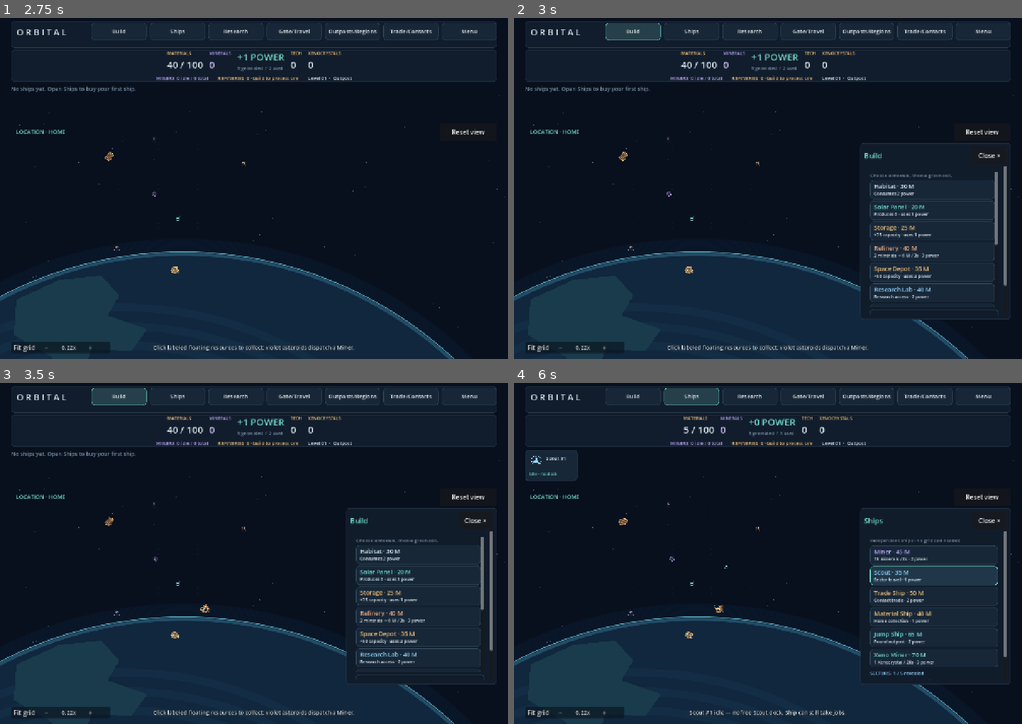
Above: before the commit, frames 1-4 (two rows, left to right).
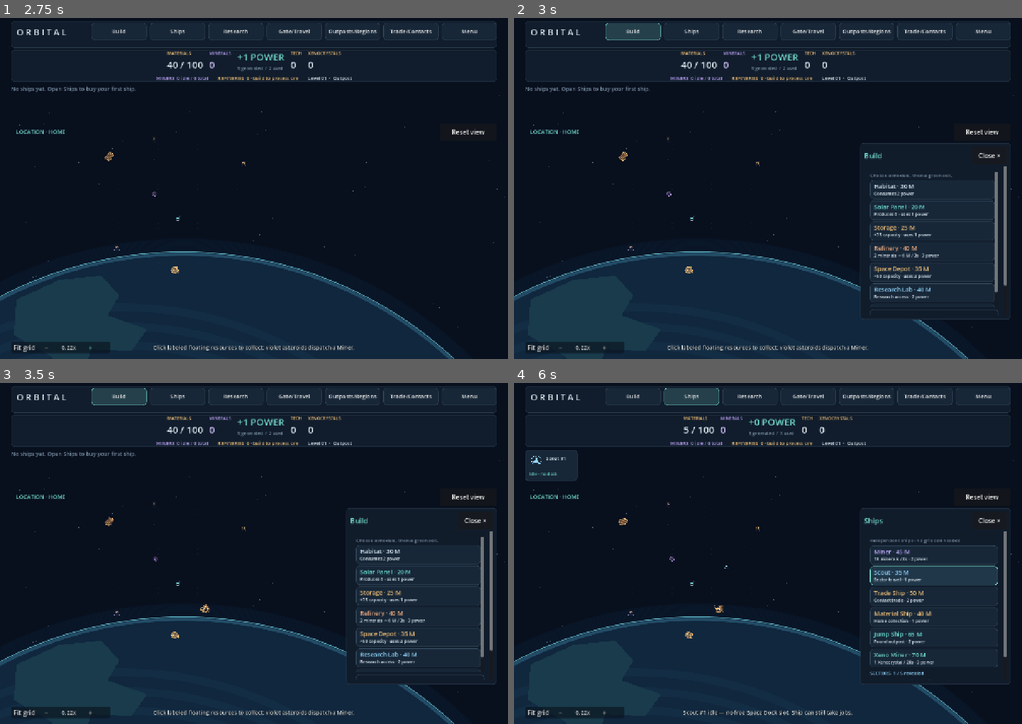
Above: after the commit, the same moments.

Repository: pidiman/orbital
Game: Godot game, scene res://orbital.tscn
The game is run twice, just before and just after one commit, with the same random seed, the same clock (stepped at 60 frames per second) and the same inputs.
Inputs (mouse positions are in pixels of both pictures, inside the frame that each line leads up to):
- Up to frame 1 (2.75 s): click "Fit grid" at 0.5 s; click "−" at 1.25 s; click "+" at 2 s
- Up to frame 2 (3 s): click "Build" at 2.75 s
- Up to frame 3 (3.5 s): no input
- Up to frame 4 (6 s): click (930, 553) at 3.5 s; click "Ships" at 4.25 s; click (935, 553) at 5.02 s; click (935, 577) at 5.77 s

Frame 1 is identical in both runs. In frame 2, less than 0.1% of the frame differs, in the area x 94-96%, y 66-81%; in frame 3, less than 0.1%; in frame 4, 0.3%, in the area x 33-67%, y 95-98%.

Commit message:
Unify docks into universal Space Dock (T1-4 = 1-4 slots, T5 reserved); migrate per-type docks in old saves

Diff:
--- a/data/modules.json
+++ b/data/modules.json
@@ -160,7 +160,7 @@
       "yield": 18
     },
     "buildable": false,
-    "migration_replacement": "miner_dock"
+    "migration_replacement": "space_dock"
   },
   "refinery": {
     "name": "Refinery",
@@ -345,7 +345,16 @@
         },
         "description": "Parking capacity: 8 matching ships"
       }
-    ]
+    ],
+    "buildable": false,
+    "migration_replacement": "space_dock",
+    "migration_tiers": {
+      "1": 2,
+      "2": 3,
+      "3": 4,
+      "4": 4,
+      "5": 4
+    }
   },
   "scout_dock": {
     "name": "Scout Dock",
@@ -410,7 +419,16 @@
         },
         "description": "Parking capacity: 8 matching ships"
       }
-    ]
+    ],
+    "buildable": false,
+    "migration_replacement": "space_dock",
+    "migration_tiers": {
+      "1": 2,
+      "2": 3,
+      "3": 4,
+      "4": 4,
+      "5": 4
+    }
   },
   "trader_dock": {
     "name": "Trade Dock",
@@ -475,7 +493,16 @@
         },
         "description": "Parking capacity: 8 matching ships"
       }
-    ]
+    ],
+    "buildable": false,
+    "migration_replacement": "space_dock",
+    "migration_tiers": {
+      "1": 2,
+      "2": 3,
+      "3": 4,
+      "4": 4,
+      "5": 4
+    }
   },
   "material_ship_dock": {
     "name": "Material Dock",
@@ -540,7 +567,16 @@
         },
         "description": "Parking capacity: 8 matching ships"
       }
-    ]
+    ],
+    "buildable": false,
+    "migration_replacement": "space_dock",
+    "migration_tiers": {
+      "1": 2,
+      "2": 3,
+      "3": 4,
+      "4": 4,
+      "5": 4
+    }
   },
   "jump_ship_dock": {
     "name": "Jump Dock",
@@ -605,7 +641,16 @@
         },
         "description": "Parking capacity: 8 matching ships"
       }
-    ]
+    ],
+    "buildable": false,
+    "migration_replacement": "space_dock",
+    "migration_tiers": {
+      "1": 2,
+      "2": 3,
+      "3": 4,
+      "4": 4,
+      "5": 4
+    }
   },
   "xeno_miner_dock": {
     "name": "Xeno Dock",
@@ -670,6 +715,68 @@
         },
         "description": "Parking capacity: 8 matching ships"
       }
+    ],
+    "buildable": false,
+    "migration_replacement": "space_dock",
+    "migration_tiers": {
+      "1": 2,
+      "2": 3,
+      "3": 4,
+      "4": 4,
+      "5": 4
+    }
+  },
+  "space_dock": {
+    "name": "Space Dock",
+    "cost": 25,
+    "power_use": 1,
+    "power_output": 0,
+    "capacity": 0,
+    "color": "9bc9df",
+    "description": "Parking for any ship role in this region. Jobs never require a dock.",
+    "effect": "1 universal parking slot · 1 power",
+    "docking": {
+      "ship_type": "*",
+      "capacity": 1
+    },
+    "art": "ship_dock",
+    "upgrades": [
+      {
+        "cost": {
+          "materials": 30
+        },
+        "stats": {
+          "docking": {
+            "ship_type": "*",
+            "capacity": 2
+          }
+        },
+        "description": "Parking capacity: 2 ships of any role"
+      },
+      {
+        "cost": {
+          "materials": 55
+        },
+        "stats": {
+          "docking": {
+            "ship_type": "*",
+            "capacity": 3
+          }
+        },
+        "description": "Parking capacity: 3 ships of any role"
+      },
+      {
+        "cost": {
+          "materials": 90
+        },
+        "stats": {
+          "docking": {
+            "ship_type": "*",
+            "capacity": 4
+          }
+        },
+        "description": "Parking capacity: 4 ships of any role"
+      }
     ]
   }
 }
--- a/scripts/docking_model.gd
+++ b/scripts/docking_model.gd
@@ -26,7 +26,7 @@
 	if not available.has(dock_id): return false
 	var ship: Dictionary = fleet.model.locations.ships[id]
 	var structure: Dictionary = fleet.model.locations.structures[dock_id]
-	return structure.region == ship.region and structure.owner == ship.owner and available[dock_id].ship_type == fleet.model.ship_catalog[ship.kind].get("dock_type", ship.kind)
+	return structure.region == ship.region and structure.owner == ship.owner and (available[dock_id].ship_type == "*" or available[dock_id].ship_type == fleet.model.ship_catalog[ship.kind].get("dock_type", ship.kind))
 
 func reconcile() -> void:
 	if suspended: return
@@ -72,7 +72,7 @@
 
 func homeless_message(id: int) -> String:
 	var definition: Dictionary = fleet.model.ship_catalog[fleet.model.ships[id]]
-	return "%s #%d idle — no free %s dock. Ship can still take jobs." % [definition.name, id, definition.name.replace(" Ship", "")]
+	return "%s #%d idle — no free Space Dock slot. Ship can still take jobs." % [definition.name, id]
 
 func validate(data: Dictionary) -> String:
 	if not data.get("ships") is Dictionary or not data.get("usage") is Dictionary:
--- a/scripts/save_store.gd
+++ b/scripts/save_store.gd
@@ -433,16 +433,21 @@
 	# Migrate retired structures only after validating the complete old graph.
 	# Same identity/position preserves connectivity, references and station layout.
 	var replaced_modules: int = 0
+	var replaced_docks: int = 0
 	var replacement_refund: int = 0
 	for structure: Dictionary in candidate.locations.structures.values():
 		var definition: Dictionary = candidate.catalog.get(structure.kind, {})
 		if not definition.has("migration_replacement"): continue
 		var replacement: String = definition.migration_replacement
-		candidate_fleet.cancel_unit(structure.position)
+		if definition.has("docking"):
+			structure.state["tier"] = int(definition.migration_tiers[str(int(structure.state.get("tier", 1)))])
+			replaced_docks += 1
+		else:
+			candidate_fleet.cancel_unit(structure.position)
+			replaced_modules += 1
 		replacement_refund += maxi(0, int(definition.cost) - int(candidate.catalog[replacement].cost))
 		structure.kind = replacement
-		replaced_modules += 1
-	if replaced_modules > 0:
+	if replaced_modules + replaced_docks > 0:
 		candidate.materials += replacement_refund
 		candidate.recalculate()
 		for field: String in STATION_FIELDS: station_data[field] = candidate.get(field)
@@ -471,7 +476,9 @@
 	supply.rng.state = int(supply_data.rng_state)
 	migration_notice = "Legacy remote mining orders released; ore preserved. Send Miners through a gate and found a local outpost." if cancelled_remote > 0 else ""
 	if replaced_modules > 0:
-		migration_notice += " Converted %d legacy Mining Ship modules to Miner Docks in place; refunded %d Materials. Module mining jobs released; Ore preserved." % [replaced_modules, replacement_refund]
+		migration_notice += " Converted %d legacy Mining Ship modules to Space Docks in place; refunded %d Materials. Module mining jobs released; Ore preserved." % [replaced_modules, replacement_refund]
+	if replaced_docks > 0:
+		migration_notice += " Converted %d typed docks to Space Docks (old T1→T2, T2→T3, T3–T5→T4). Excess parked ships wait for a free slot and remain usable." % replaced_docks
 	autosave_blocked = false
 	preserved = migrated.duplicate(true)
 	dirty = false
--- a/scripts/station_model.gd
+++ b/scripts/station_model.gd
@@ -83,7 +83,7 @@
 	if not catalog.has(kind):
 		return "Choose a module first."
 	if not catalog[kind].get("buildable", true):
-		return "This legacy module is retired. Buy a Miner ship and build a Miner Dock instead."
+		return "This legacy module is retired. Use Space Dock for parking and ships for missions."
 	if not module_unlocked(kind):
 		return "Research this module's technology in a Research Lab first."
 	var points: Array[Vector2] = footprint_points(world_position, kind)
--- a/tests/click_mining_playthrough.gd
+++ b/tests/click_mining_playthrough.gd
@@ -13,10 +13,10 @@
 	game = get_tree().root.get_node("Orbital")
 	game.get_node("ResourceClock").set_process(false)
 	var hud = game.hud
-	checks.build_catalog = not hud.tool_buttons.has("mining_ship") and hud.tool_buttons.has("miner_dock")
+	checks.build_catalog = not hud.tool_buttons.has("mining_ship") and hud.tool_buttons.has("space_dock")
 	game.model.materials = 1000
 	for i in range(1, 5): game.model.build(Vector2(i * 58, 0), "solar")
-	game.model.build(Vector2(0, 58), "miner_dock")
+	game.model.build(Vector2(0, 58), "space_dock")
 	await use(hud.ship_buttons.miner)
 	var miner: int = game.model.next_ship_id
 	checks.parks = game.fleet.docking.ships[miner].state == "parked"
--- /dev/null
+++ b/tests/space_dock_playthrough.gd
@@ -0,0 +1,79 @@
+extends "res://tests/outpost_playthrough.gd"
+
+func _ready() -> void:
+	await settle(3)
+	game = get_tree().root.get_node("Orbital")
+	game.get_node("ResourceClock").set_process(false)
+	var m = game.model
+	m.materials = 10000
+	for x in range(1, 9): m.build(Vector2(x * 58, 0), "solar")
+	var dock := Vector2(0, 58)
+	await use(game.hud.tool_buttons.space_dock)
+	await click(game.get_viewport().get_canvas_transform() * game.board.world_to_screen(dock))
+	checks.build = m.modules.get(dock) == "space_dock"
+	checks.only_universal_buildable = true
+	for kind: String in m.catalog:
+		if m.catalog[kind].has("docking") and kind != "space_dock": checks.only_universal_buildable = checks.only_universal_buildable and not game.hud.tool_buttons.has(kind)
+	for role: String in m.ship_catalog: m.buy_ship(role)
+	game.fleet.docking.reconcile()
+	var dock_id: String = m.structure_id_at(dock)
+	checks.t1 = game.fleet.docking.usage[dock_id].size() == 1
+	game.hud.inspect_module(dock)
+	for tier in range(2, 5):
+		await use(game.hud.upgrade_button)
+		checks["tier_%d" % tier] = m.tier_at(dock) == tier and game.fleet.docking.usage[dock_id].size() == tier
+	checks.no_t5 = m.next_upgrade(dock).is_empty() and game.hud.upgrade_button.disabled
+	checks.full_message = game.fleet.docking.waiting_message().contains("Space Dock")
+	checks.mixed_roles = true
+	# Every role uses the same dock, including the two roles beyond its capacity.
+	for id: int in m.ships:
+		checks.mixed_roles = checks.mixed_roles and game.fleet.docking.compatible(id, dock_id, game.fleet.docking.docks())
+	var miner: int = 1
+	checks.task_frees = game.fleet.dispatch(1, miner).is_empty() and game.fleet.docking.status(miner) == "working" and not game.fleet.docking.usage[dock_id].values().has(miner)
+	var snapshot: Dictionary = game.persistence.snapshot()
+	checks.roundtrip = game.persistence.restore(snapshot).is_empty() and snapshot == game.persistence.snapshot()
+	await settle(2)
+	save_frame("space_dock")
+	# Legacy definitions remain available for validation, but never for new construction.
+	checks.migrations = true
+	for kind: String in m.catalog:
+		if not m.catalog[kind].has("migration_tiers"): continue
+		for tier in range(1, 6):
+			var old := StationModel.new()
+			var fleet := MiningFleet.new(old)
+			var supply := SectorSupply.new(old, fleet, 42)
+			old.materials = 10000
+			for x in range(1, 9): old.build(Vector2(x * 58, 0), "solar")
+			var stable_id: String = old.locations.add_structure(old.locations.primary_station(), kind, dock)
+			old.locations.structures[stable_id].state["tier"] = tier
+			old.recalculate()
+			var capacity: int = old.definition_at(dock).docking.capacity
+			for i in range(capacity): old.buy_ship(old.catalog[kind].docking.ship_type)
+			var store = preload("res://scripts/save_store.gd").new(old, fleet, supply)
+			var error: String = store.restore(store.snapshot())
+			var expected_tier: int = [2, 3, 4, 4, 4][tier - 1]
+			checks.migrations = checks.migrations and error.is_empty() and old.modules[dock] == "space_dock" and old.structure_id_at(dock) == stable_id and old.tier_at(dock) == expected_tier and fleet.docking.usage[stable_id].size() == mini(capacity, 4)
+			var migrated: Dictionary = store.snapshot()
+			checks.migrations = checks.migrations and store.restore(migrated).is_empty() and migrated == store.snapshot()
+	# Free reservations in order and verify every remaining role actually parks.
+	var parked_roles: Dictionary = {}
+	for id: int in m.ships.keys():
+		if game.fleet.unit_busy(id): game.fleet.cancel_unit(id)
+	for cycle in range(m.ships.size()):
+		game.fleet.docking.reconcile()
+		for id: int in m.ships.keys():
+			if game.fleet.docking.status(id) != "parked": continue
+			parked_roles[m.ships[id]] = true
+			m.decommission_ship(id)
+			break
+	checks.every_role_parks = parked_roles.size() == m.ship_catalog.size()
+	m.buy_ship("scout")
+	var remote_id: int = m.next_ship_id
+	m.locations.ships[remote_id].region = "venus"
+	game.fleet.docking.reconcile()
+	checks.remote_stays_homeless = game.fleet.docking.status(remote_id) == "homeless" and m.locations.ship_region(remote_id) == "venus"
+	m.locations.ships[remote_id].region = "home"
+	game.fleet.docking.reconcile()
+	checks.demolition = m.demolish_module(dock).is_empty() and game.fleet.docking.waiting_message().contains("Space Dock")
+	report("checks", checks)
+	finish()
Not shown, added: tests/space_dock_playthrough.gd.uid
Not shown, added: docs/space-dock.md
